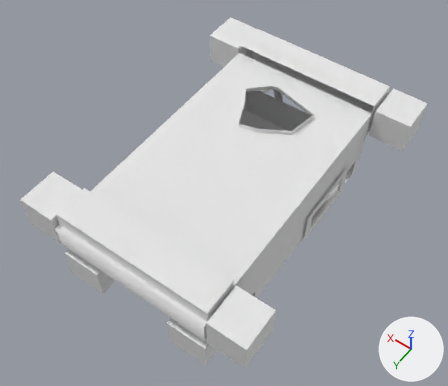
An edit to the Blender file zm_hallow/assets/units/pd2_mod_zmhallow/mkp/mkp_003.blend, drawn before and after from the same camera.
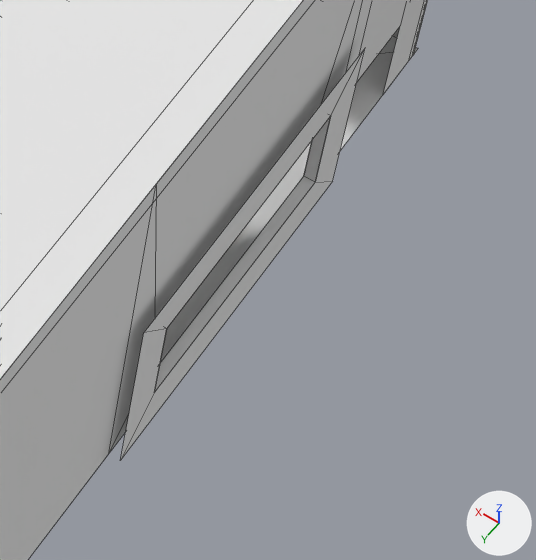
Each version appears first whole from a 50 mm lens placed at (-51.8, 36.6, 52.8), pointed at (-29.6, 5.5, 4.0), and next in a close-up on the part from 63% to 85% of the width and 41% to 67% of the height. Lighting does not change. The marker at lower right points along +X, +Y and +Z. The close-ups show mesh edges as thin lines.

Names of what the first close-up shows: 'g_bry_concrete_floor_01', 'g_des_concrete'.
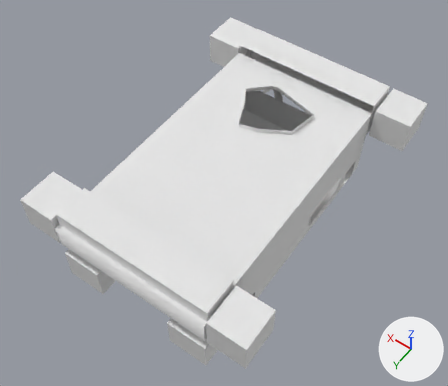
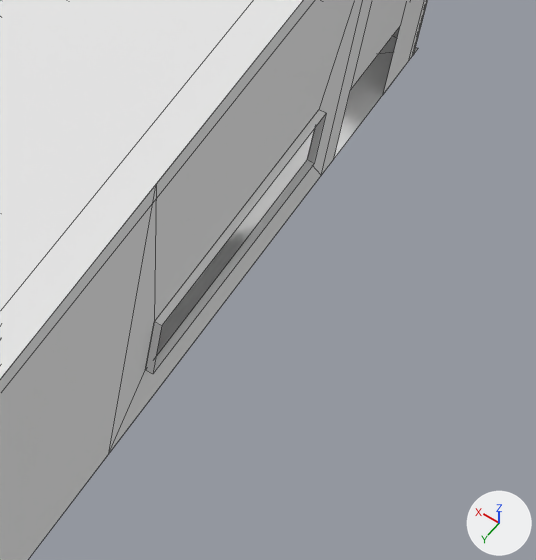
Boxes [x1, y1, x2, y2] around the edits, measured in the close-ups (536 x 560 px; the box of a moved part takes in the faces that stretch with it):
part 1 of me_g_des_concrete, moved or reshaped: before [154, 176, 315, 393]; after [153, 160, 314, 373]
part 2 of me_g_des_concrete, moved or reshaped: before [121, 49, 365, 459]; after [146, 110, 326, 374]

Edits to the bpy script that builds the scene:
```text
Change me_g_des_concrete:
    where me_g_des_concrete.from_pydata(...)  # 904 vertices, 371 faces; spans x -42.0..-18.0, y -12.0..20.0, z -0.5..10.0
    used by ob_g_des_concrete; location = (0.0, 0.0, 0.0)
    verts and faces of me_g_des_concrete; kept vertices keep their numbers, new ones are numbered from 904
    before: 62 (-38.0, 3.0, 2.0), 64 (-38.0, -3.0, 2.0) at pixel (303, 176), 66 (-38.2, 3.0, 2.0) at pixel (154, 392), 67 (-38.2, -3.0, 2.0) at pixel (315, 182), 68 (-38.2, 3.0, 4.0) at pixel (166, 328)
    before: 69 (-38.2, -3.0, 4.0) at pixel (330, 115), 122 (-38.2, -4.0, 1.0) at pixel (332, 181), 123 (-38.2, -4.0, 5.0) at pixel (365, 47), 124 (-38.2, 4.0, 1.0) at pixel (120, 460), 125 (-38.2, 4.0, 5.0) at pixel (143, 332)
    before: 126 (-38.2, 3.0, 4.0) at pixel (166, 328), 127 (-38.2, 3.0, 2.0) at pixel (154, 392), 129 (-38.0, 3.0, 2.0), 130 (-38.2, -3.0, 4.0) at pixel (330, 115), 131 (-38.2, 3.0, 4.0) at pixel (166, 328)
    before: 134 (-38.2, -3.0, 4.0) at pixel (330, 115), 135 (-38.2, -3.0, 2.0) at pixel (315, 182), 137 (-38.0, -3.0, 2.0) at pixel (303, 176)
    me_g_des_concrete part 1: the loose piece of 4 vertices spanning x -38.2..-38.0, y -3.0..3.0, z 2.0 is moved by (0.0, 0.0, 0.5)
    me_g_des_concrete part 2
    add delete_vertices([66, 67, *range(122, 126)])  # with the faces that use them
    add for i in [62, 64, 127, 129, 135, 137]: verts[i] += (0.0, 0.0, 0.5)
    add for i in [68, 69, 126, 130, 131, 134]: verts[i] += (0.0, 0.0, 0.0)
    add verts[904] = (-38.2, 3.0, 2.5)  # pixel (152, 374)
    add verts[905] = (-38.2, -3.0, 2.5)  # pixel (314, 163)
    add edges += [(68, 69), (68, 904), (69, 905), (904, 905)]
```
